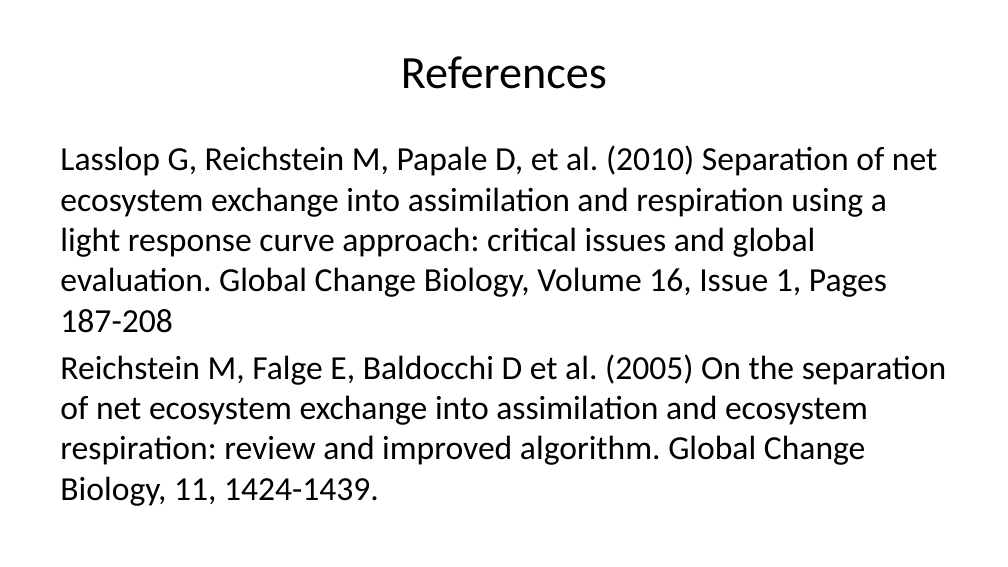
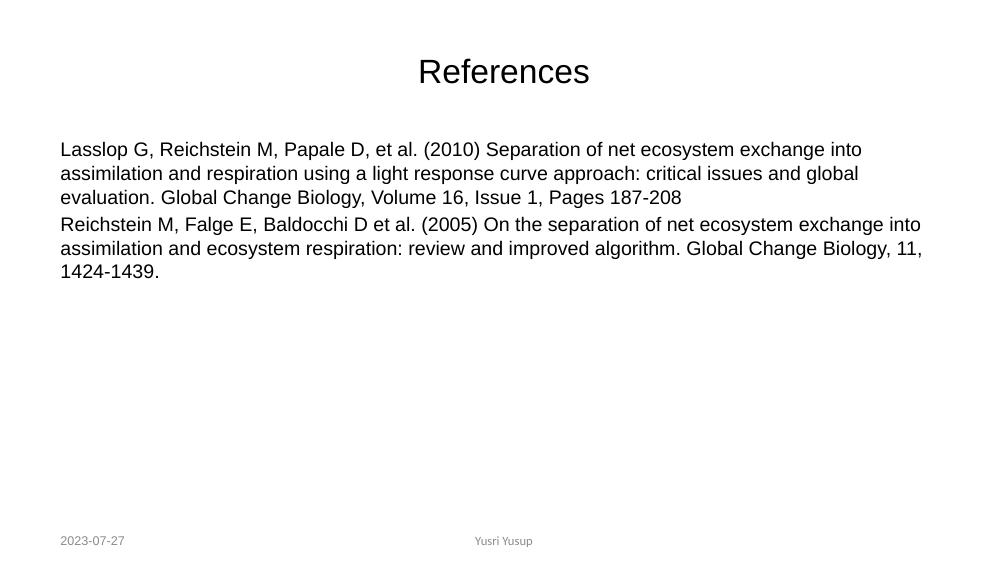
Before and after one commit to yusriy/reddyproc_class, a slide deck: slide 76 of R/REddyProc_presentation.pptx (slide 57 before the commit). Drawn at 1008x567 pixels with LibreOffice and Linux fonts; fonts in the diff are those of the drawing. Boxes give left, top, right and bottom in pixels: in the first picture for what was removed or moved away, otherwise in the second. Text is boxed around its words. In the diff, an @@ line names an element or a change of style, - is before the commit and + after.

Commit message:
Finalized content and layout of presentation using rmarkdown.

```diff
--- a/R/REddyProc_presentation.pptx
+++ b/R/REddyProc_presentation.pptx
@@ title "References" at <box>418,58,590,84</box>: size 33 to 24 pt, font Calibri to Arial @@
@@ text "Lasslop G, Reichstein M, Papale ..." at <box>60,141,923,279</box>: size 24 to 14 pt, font Calibri to Arial; less space between paragraphs @@
@@ text added at <box>60,536,124,545</box>, 9 pt, text #8C8C8C @@
+2023-07-27
@@ text added at <box>475,536,532,547</box>, 9 pt, text #8C8C8C @@
+Yusri Yusup
```
Also in this commit, not shown: 52 other slides changed, 23 slides added, 4 slides removed, 25 other files.
